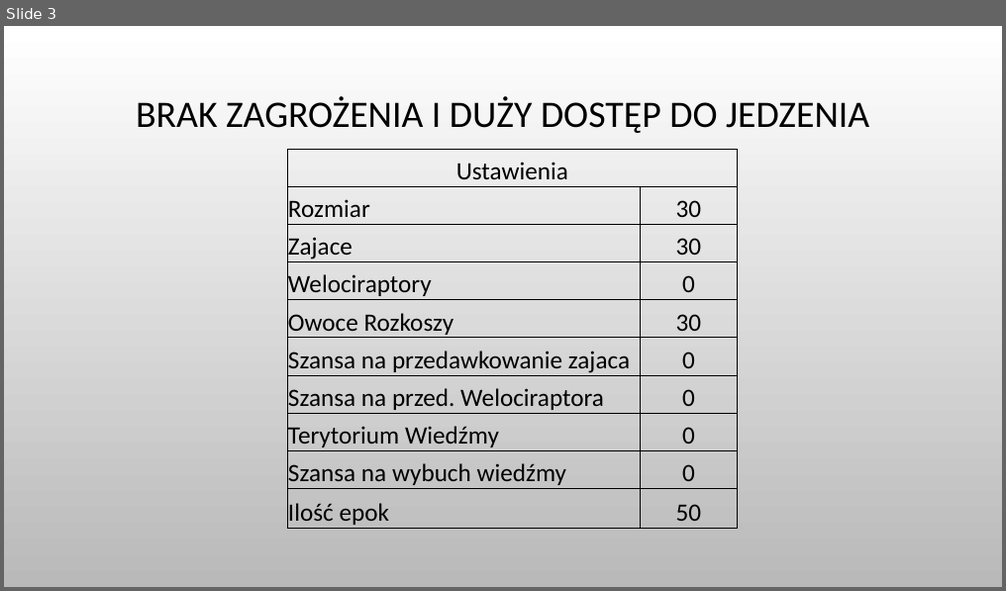
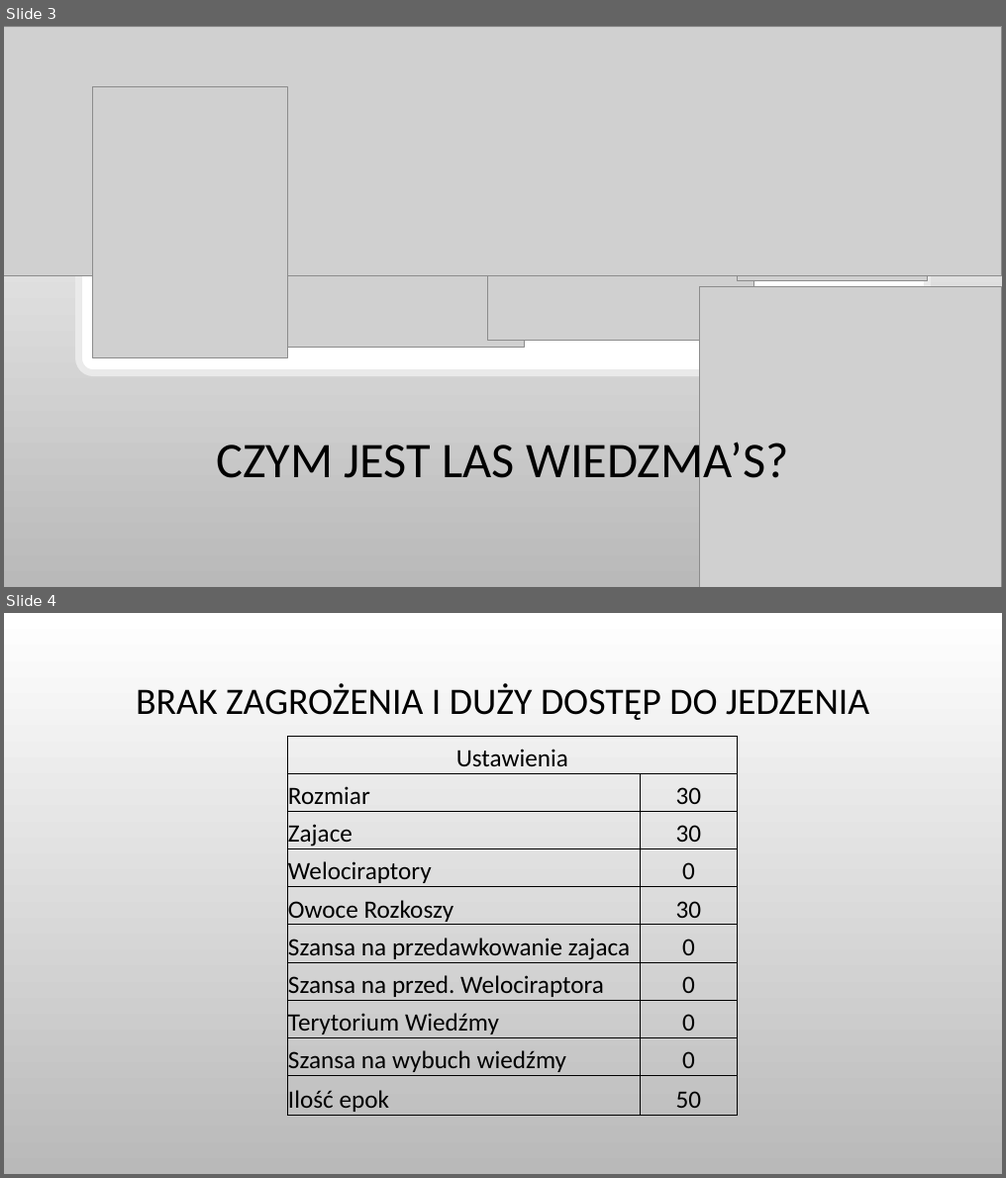
Before and after one commit to Jacob762/Las-Wiedzmas, a slide deck: Dokumentacja/Las Wiedzma's - prezentacja.pptx. Shown one above the other, each under a label of ours: slide 3 before the commit, slides 3 and 4 after it. The pictures are 1006x591 and 1006x1178 pixels, drawn with LibreOffice and Linux fonts; fonts in the diff are those of the drawing; grey boxes stand for pictures; background and template pictures are left out. Boxes give left, top, right and bottom in pixels: in the first picture for what was removed or moved away, otherwise in the second. Text is boxed around its words. In the diff, an @@ line names an element or a change of style, - is before the commit and + after.

```diff
--- a/Dokumentacja/Las Wiedzma's - prezentacja.pptx
+++ b/Dokumentacja/Las Wiedzma's - prezentacja.pptx
@@ slide 3 added at (4, 26, 1002, 587), background picture (left out) @@
@@ picture added at (4, 26, 1002, 276) @@
@@ rounded rectangle added at (79, 71, 927, 373), fill #FFFFFF, outline #EAEAEA 6.5 pt @@
@@ picture added at (92, 86, 288, 358) @@
@@ picture added at (264, 86, 525, 347) @@
@@ picture added at (487, 106, 754, 341) @@
@@ picture added at (737, 181, 927, 280) @@
@@ picture added at (700, 287, 1002, 587) @@
@@ title added at (216, 437, 788, 489), 48 pt, text #000000 @@
+CZYM JEST LAS WIEDZMA’S?
@@ what was slide 3 is now slide 4 @@
```
Also in this commit, not shown: 1 other slide added.
